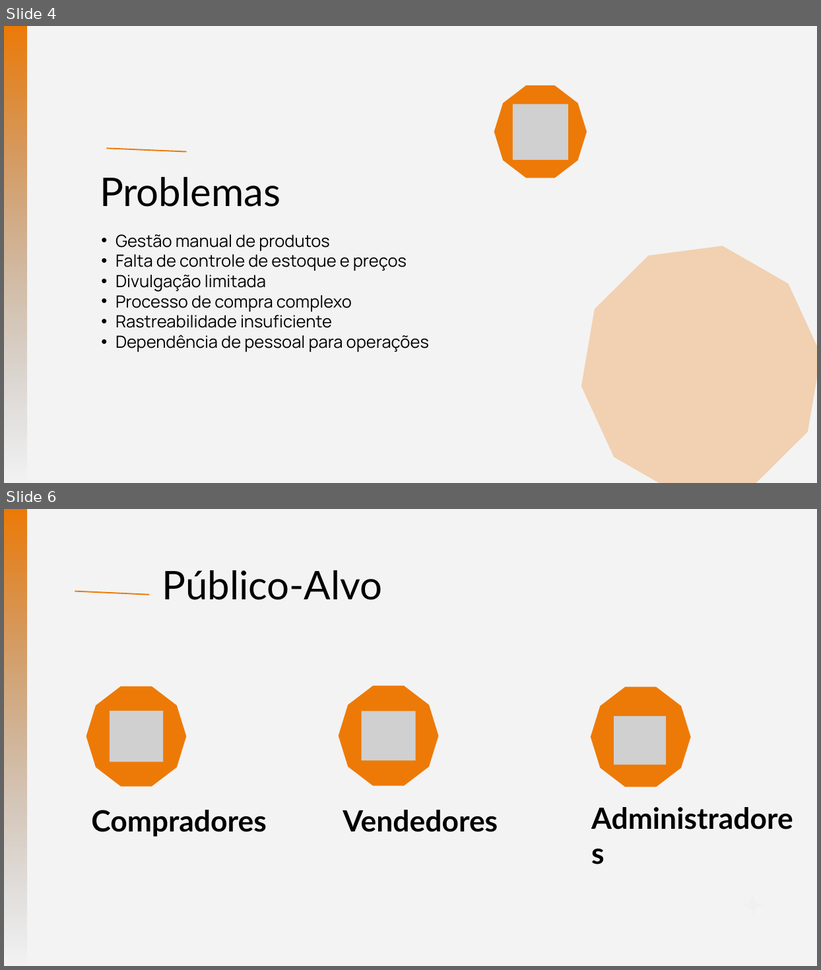
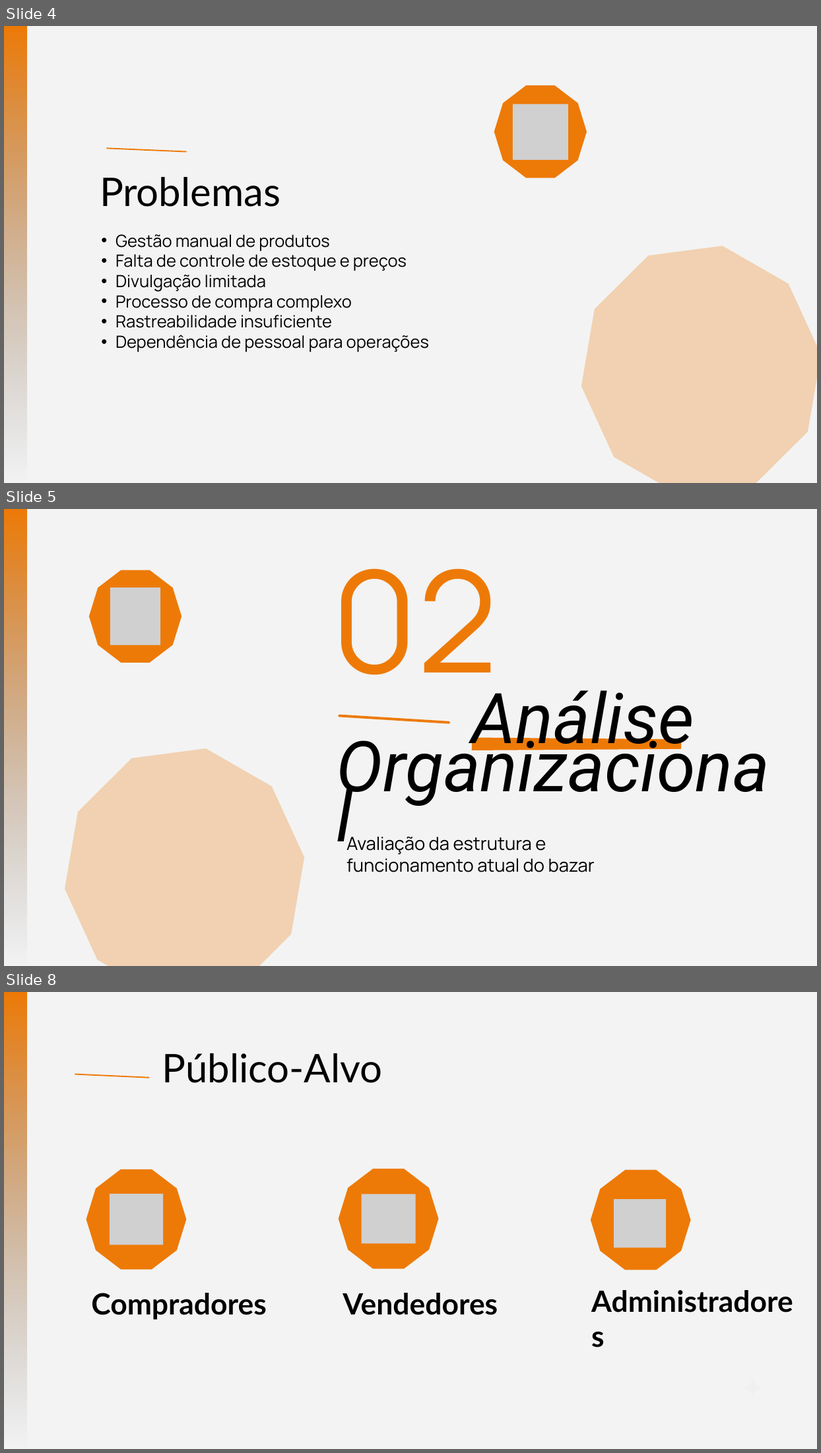
Before and after one commit to JoaoRibeiro-V/ShopUp, a slide deck: documentacao/slides-shopup.pptx. Shown one above the other, each under a label of ours: slides 4 and 6 before the commit, slides 4, 5 and 8 after it; the slides between them are not shown. The pictures are 821x970 and 821x1453 pixels, drawn with LibreOffice and Linux fonts; fonts in the diff are those of the drawing; grey boxes stand for pictures. Boxes give left, top, right and bottom in pixels: in the first picture for what was removed or moved away, otherwise in the second. Text is boxed around its words. In the diff, an @@ line names an element or a change of style, - is before the commit and + after.

```diff
--- a/documentacao/slides-shopup.pptx
+++ b/documentacao/slides-shopup.pptx
@@ slide 5 added at (x1=4, y1=509, x2=817, y2=966), background #F3F3F3 @@
@@ freeform shape added at (x1=4, y1=509, x2=26, y2=966), fill gradient #ED7A07 to #737373 @@
@@ freeform shape added at (x1=89, y1=570, x2=182, y2=663), fill #ED7A07 @@
@@ picture added at (x1=110, y1=588, x2=160, y2=645) @@
@@ text added at (x1=331, y1=568, x2=498, y2=710), 250 pt, text #ED7A07 @@
+02
@@ text added at (x1=472, y1=691, x2=694, y2=760), 124 pt, text #000000, italic @@
+Análise
@@ line added from (339, 716) to (450, 723), #ED7A07 4.5 pt @@
@@ freeform shape added at (x1=49, y1=738, x2=320, y2=966), fill #ED7A07 at 28% opacity @@
@@ freeform shape added at (x1=471, y1=737, x2=681, y2=751), fill #ED7A07 @@
@@ text added at (x1=337, y1=755, x2=777, y2=815), 124 pt, text #000000, italic @@
+Organizacional
@@ text added at (x1=347, y1=836, x2=595, y2=873), 32 pt, text #000000 @@
+Avaliação da estrutura e funcionamento atual do bazar
@@ what was slide 6 is now slide 8 @@
```
Also in this commit, not shown: 9 slides changed, 3 other slides added.
